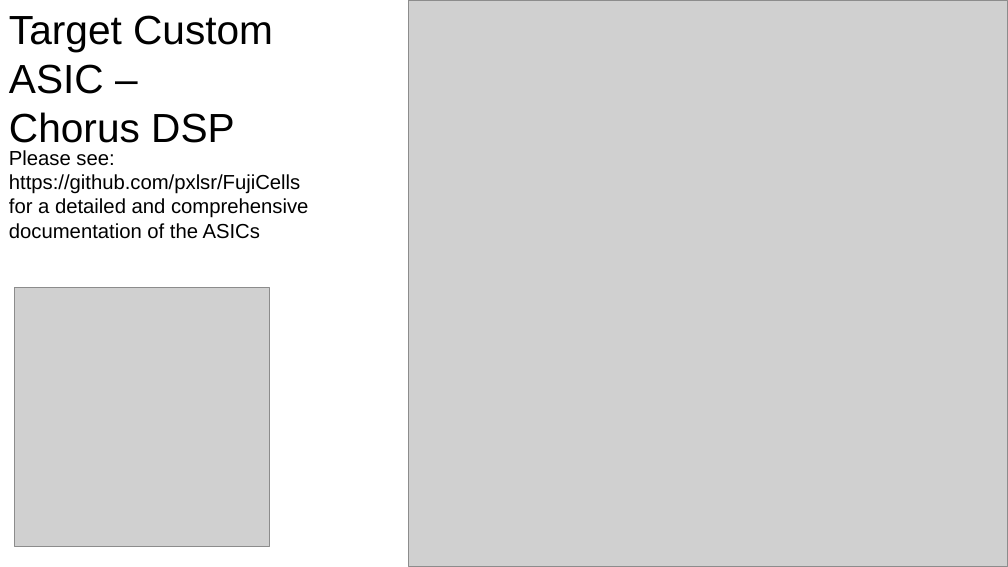
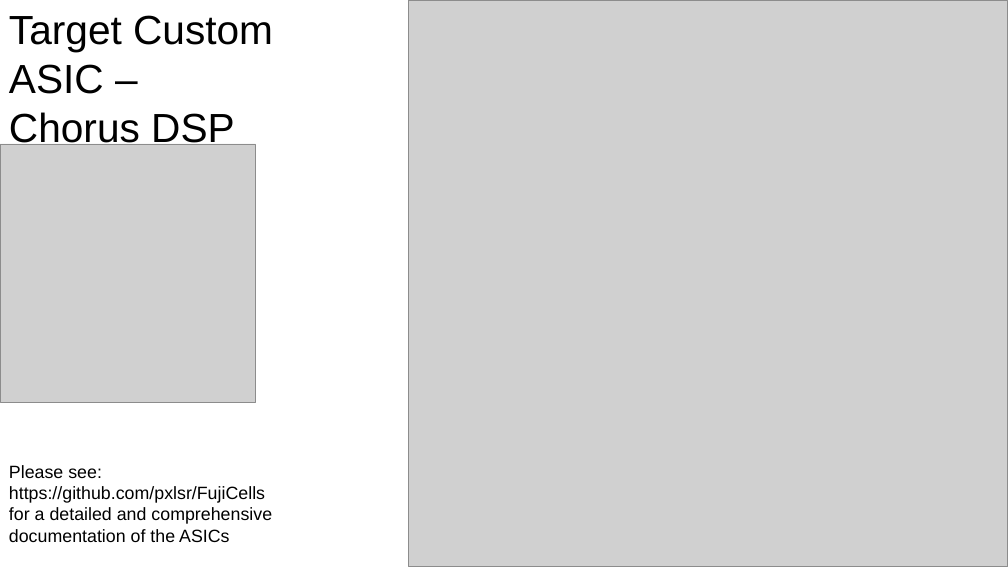
Before and after one commit to pxlsr/xD-49, a slide deck: slide 5 of Documentation/xD69.odp. Drawn at 1008x567 pixels with LibreOffice and Linux fonts; fonts in the diff are those of the drawing; grey boxes stand for pictures. Boxes give left, top, right and bottom in pixels: in the first picture for what was removed or moved away, otherwise in the second. Text is boxed around its words. In the diff, an @@ line names an element or a change of style, - is before the commit and + after.

```diff
--- a/Documentation/xD69.odp
+++ b/Documentation/xD69.odp
@@ picture: place and size @@
-picture at (15,288,270,547)
+picture at (0,144,255,402)
@@ text "Please see:": place and size @@
-text "Please see:" at (9,150,308,239)
+text "Please see:" at (9,465,272,542)
@@ text "Please see:" at (9,465,272,542): size 16 to 14 pt @@
```
Also in this commit, not shown: 2 other slides changed, 8 other files.
